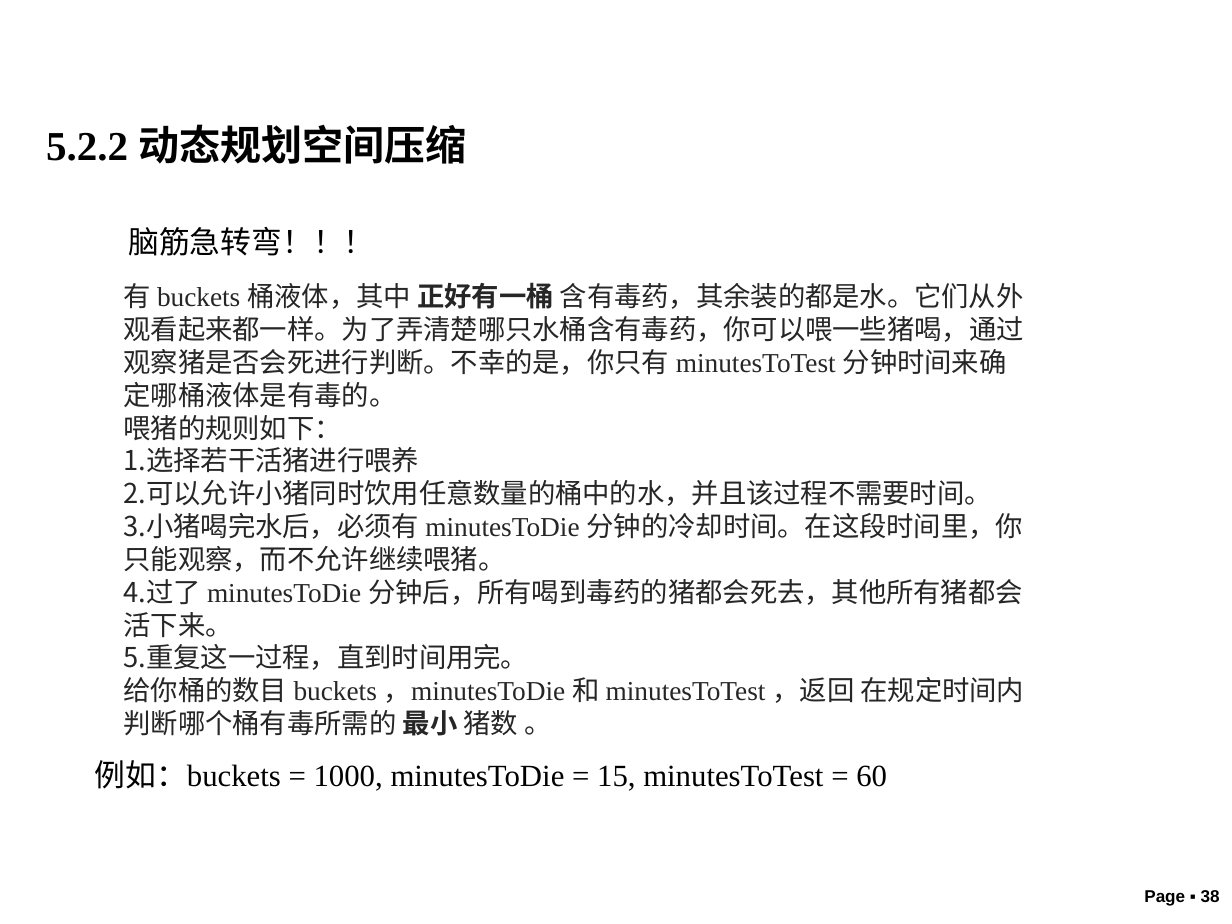
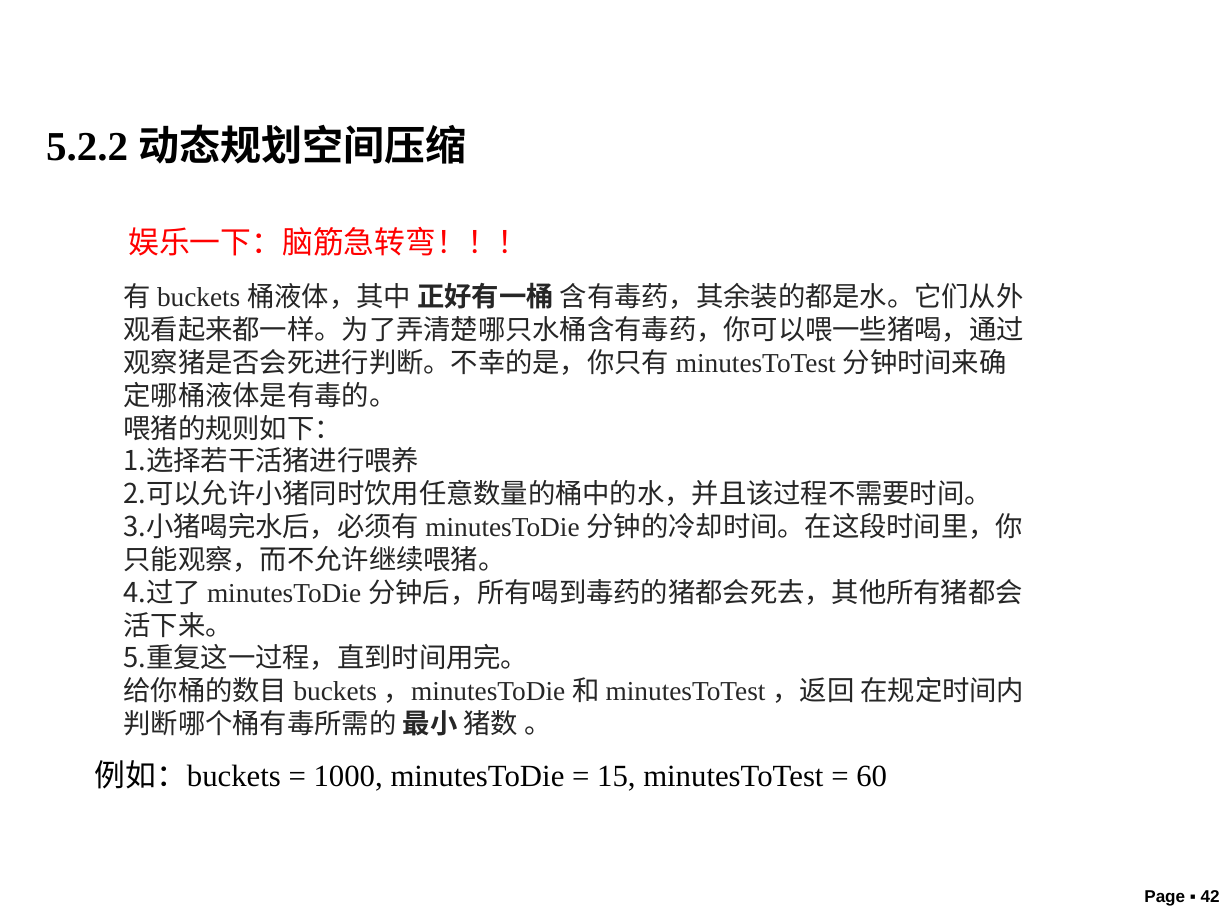
Before and after one commit to liutongling/DP, a slide deck: slide 42 of file/第5章 动态规划法.pptx (slide 38 before the commit). Drawn at 1232x924 pixels with LibreOffice and Linux fonts; fonts in the diff are those of the drawing; background and template pictures are left out. Boxes give left, top, right and bottom in pixels: in the first picture for what was removed or moved away, otherwise in the second. Text is boxed around its words. In the diff, an @@ line names an element or a change of style, - is before the commit and + after.

```diff
--- a/file/第5章 动态规划法.pptx
+++ b/file/第5章 动态规划法.pptx
@@ text at box(128, 227, 528, 256): text changed; text colour #000000 to #FF0000 @@
-脑筋急转弯！！！
+娱乐一下：脑筋急转弯！！！
@@ page number at box(1144, 890, 1220, 906): text changed @@
-Page ▪ 38
+Page ▪ 42
```
Also in this commit, not shown: 2 other slides changed, 2 slides added, 2 other files.
